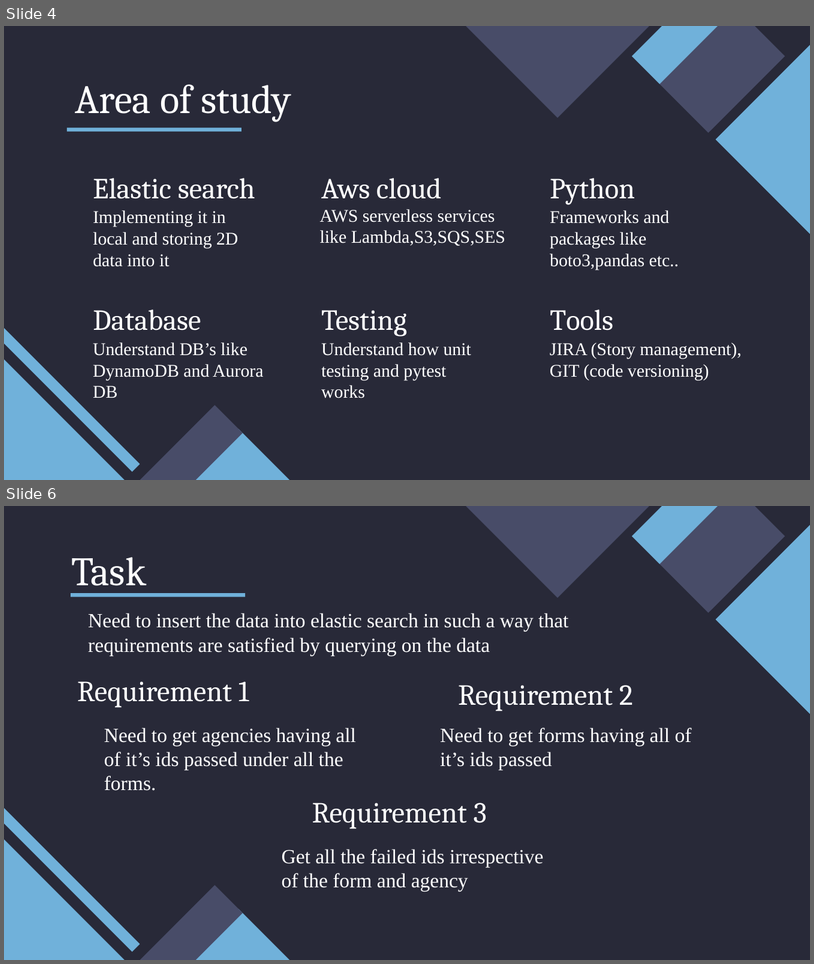
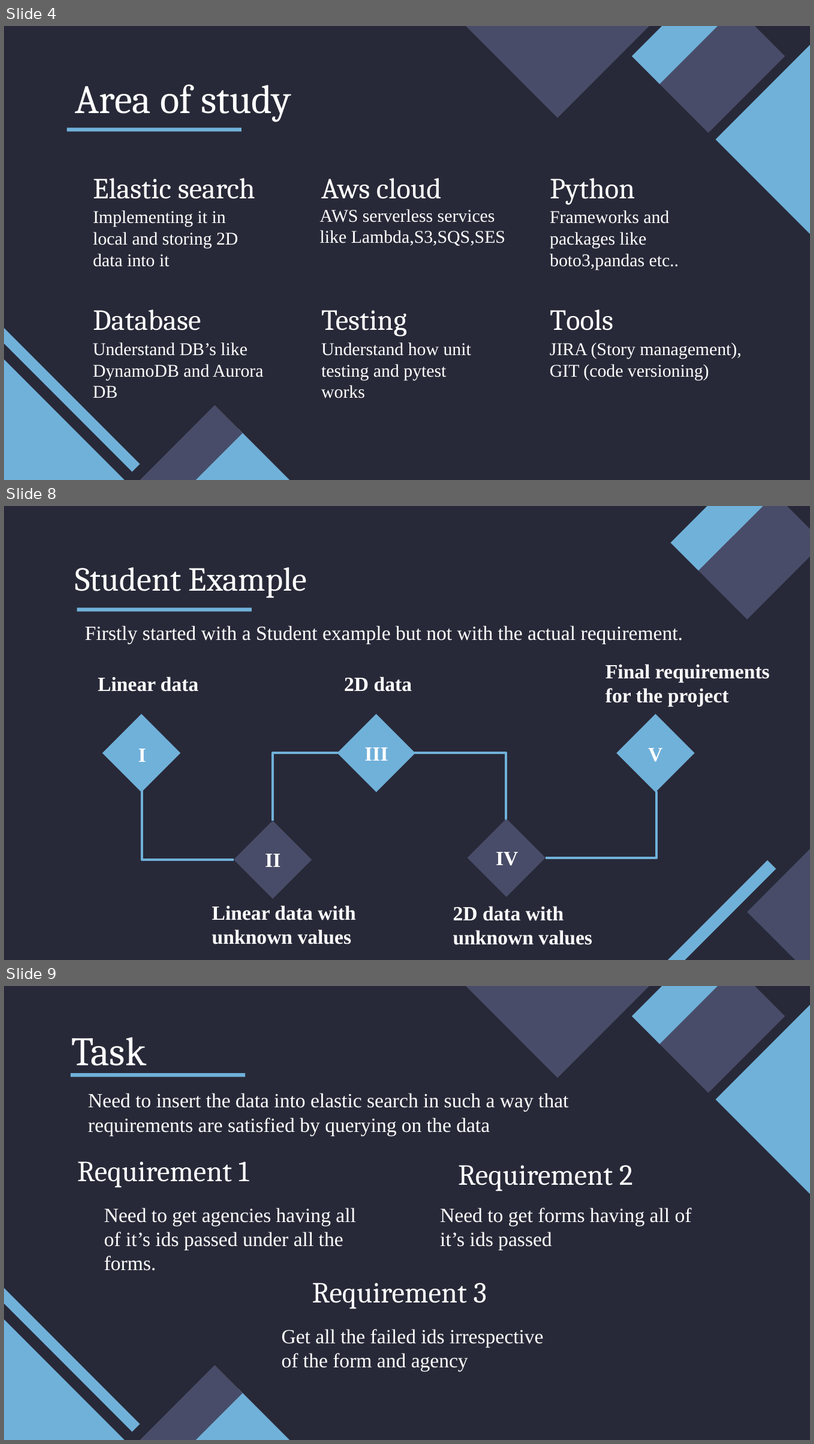
Before and after one commit to mehar-srinivas-chowdari/git-learning, a slide deck: presentation_to_seniors.pptx. Shown one above the other, each under a label of ours: slides 4 and 6 before the commit, slides 4, 8 and 9 after it; the slides between them are not shown. The pictures are 814x964 and 814x1444 pixels, drawn with LibreOffice and Linux fonts; fonts in the diff are those of the drawing. Boxes give left, top, right and bottom in pixels: in the first picture for what was removed or moved away, otherwise in the second. Text is boxed around its words. In the diff, an @@ line names an element or a change of style, - is before the commit and + after.

```diff
--- a/presentation_to_seniors.pptx
+++ b/presentation_to_seniors.pptx
@@ slide 8 added at [4, 506, 810, 960], background #282938 @@
@@ rectangle added at [671, 506, 775, 570], fill #70B1DA @@
@@ rectangle added at [695, 506, 810, 619], fill #484C68 @@
@@ title added at [75, 567, 307, 598], 30 pt, text #FFFFFF @@
+Student Example
@@ rectangle added at [77, 607, 252, 612], fill #70B1DA @@
@@ text added at [85, 625, 683, 644], 18 pt, text #FFFFFF @@
+Firstly started with a Student example but not with the actual requirement.
@@ text added at [606, 664, 770, 706], 18 pt, text #FFFFFF, bold @@
+  Final requirements for the project
@@ text added at [98, 676, 198, 691], 18 pt, text #FFFFFF, bold @@
+  Linear data
@@ text added at [344, 676, 412, 691], 18 pt, text #FFFFFF, bold @@
+  2D data
@@ rectangle added at [102, 714, 181, 793], fill #70B1DA @@
@@ rectangle added at [338, 714, 416, 793], fill #70B1DA @@
@@ rectangle added at [617, 714, 695, 793], fill #70B1DA @@
@@ text added at [138, 748, 146, 762], 18 pt, text #FFFFFF, bold @@
+  I
@@ elbow line added from (339, 753) to (273, 820), #70B1DA 2.25 pt @@
@@ text added at [365, 747, 388, 760], 18 pt, text #FFFFFF, bold @@
+  III
@@ elbow line added from (414, 753) to (506, 818), #70B1DA 2.25 pt @@
@@ text added at [648, 748, 663, 762], 18 pt, text #FFFFFF, bold @@
+  V
@@ elbow line added from (234, 859) to (141, 790), #70B1DA 2.25 pt @@
@@ elbow line added from (656, 792) to (546, 858), #70B1DA 2.25 pt @@
@@ rectangle added at [234, 820, 312, 899], fill #484C68 @@
@@ rectangle added at [467, 819, 546, 897], fill #484C68 @@
@@ rectangle added at [748, 835, 810, 960], fill #484C68 @@
@@ text added at [265, 853, 281, 867], 18 pt, text #FFFFFF, bold @@
+  II
@@ text added at [496, 852, 518, 865], 18 pt, text #FFFFFF, bold @@
+  IV
@@ rectangle added at [644, 859, 776, 960], fill #70B1DA @@
@@ text added at [212, 905, 356, 944], 18 pt, text #FFFFFF, bold @@
+  Linear data with unknown values
@@ text added at [453, 906, 593, 945], 18 pt, text #FFFFFF, bold @@
+  2D data with unknown values
@@ what was slide 6 is now slide 9 @@
```
Also in this commit, not shown: 2 slides changed, 2 other slides added.
